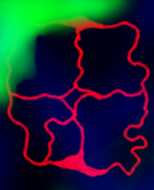
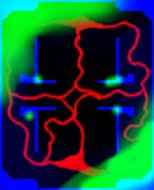
Layers edited between the first and the second 154 x 190 image:
painted on "Elevation" over left=0, top=0, right=154, bottom=190
painted on "Analogue" over left=21, top=71, right=154, bottom=190
